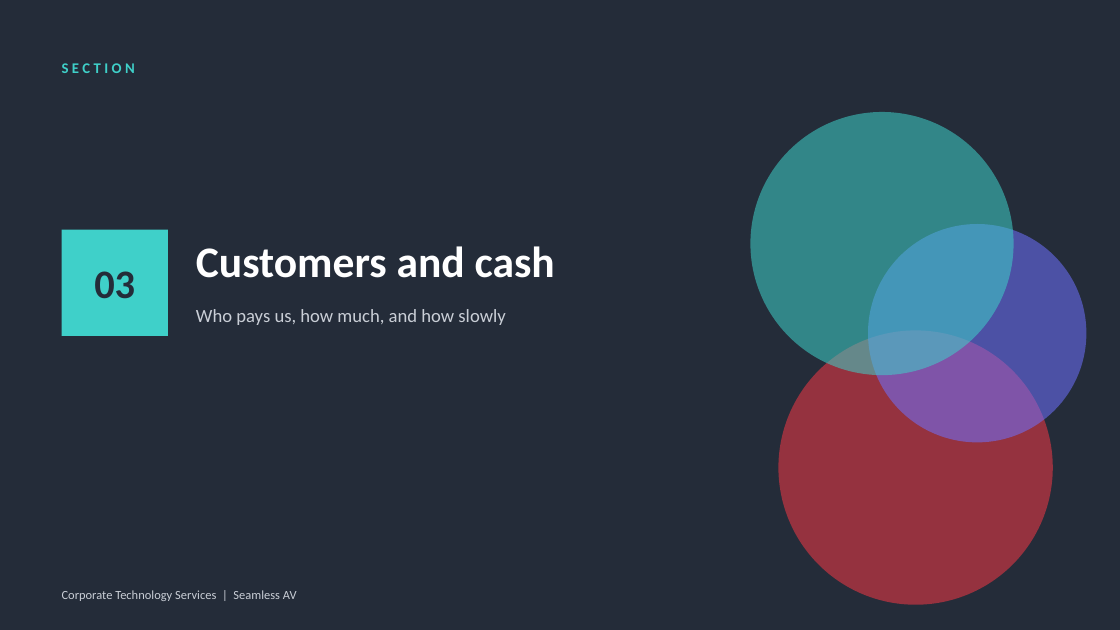
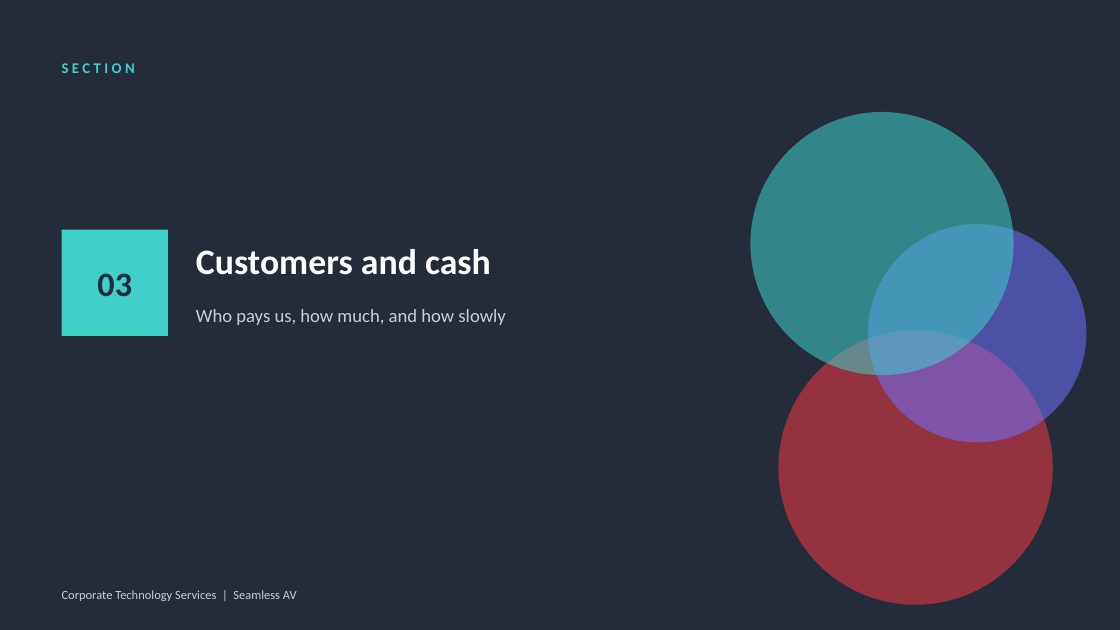
Before and after one commit to WesleyNelson-O33/Claude, a slide deck: slide 20 of deck/CTS Monthly Business Review - 30092026.pptx. Drawn at 1120x630 pixels with LibreOffice and Linux fonts; fonts in the diff are those of the drawing. Boxes give left, top, right and bottom in pixels: in the first picture for what was removed or moved away, otherwise in the second. Text is boxed around its words. In the diff, an @@ line names an element or a change of style, - is before the commit and + after.

```diff
--- a/deck/CTS Monthly Business Review - 30092026.pptx
+++ b/deck/CTS Monthly Business Review - 30092026.pptx
@@ text "03" at box(97, 273, 132, 296): size 26 to 22 pt @@
@@ text "Customers and cash" at box(196, 249, 491, 275): size 28 to 23 pt @@
```
Also in this commit, not shown: 31 other slides changed, 1 other file.
